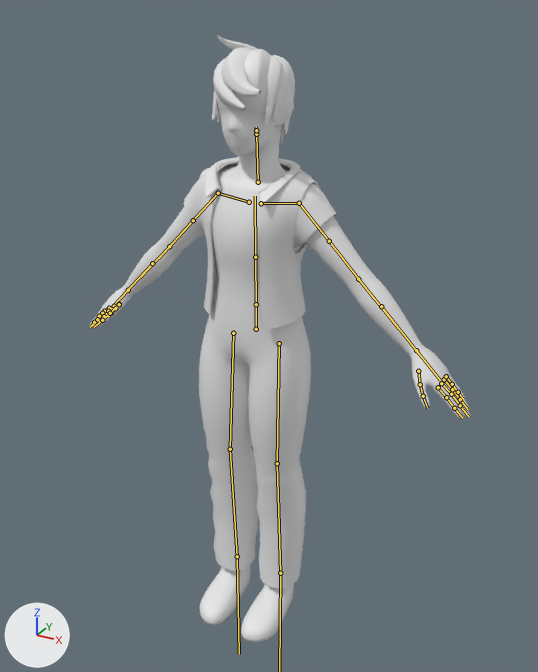
The FBX model Assets/Models/Player/PlayerCharacter.fbx, before and after one commit.
One viewpoint serves both versions: a 50 mm lens placed at (1.043, -1.815, 1.925), pointed at (-0.028, 0.132, 0.951). Arrows for +X, +Y and +Z are at lower left; the lights stay in place. The bones that bend it are drawn over the model as lines.

Names of what the first picture shows: 'Body_LowPoly'.
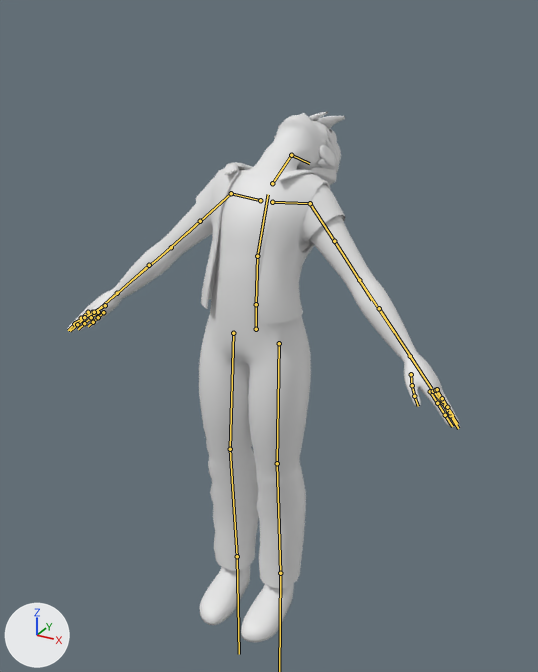
The newer file adds an action. The first version stands in its rest pose; the second is drawn at frame 6 of the action 'Armature_Progress|Look_Up'.

Pixel boxes (x1, y1, x2, y2) of what changed, in the pictures (538 x 672 px):
'Body_LowPoly', posed (13% shorter)
    before: (89, 34, 471, 642)
    after: (68, 111, 460, 642)
bone 'Spine', root to tip
    before: (256, 304) to (255, 257)
    after: (256, 304) to (257, 256)
bone 'Chest', root to tip
    before: (255, 257) to (255, 196)
    after: (257, 256) to (268, 194)
bone 'Neck', root to tip
    before: (258, 182) to (256, 134)
    after: (272, 183) to (291, 155)
bone 'Head', root to tip
    before: (256, 134) to (256, 130)
    after: (291, 155) to (309, 163)

What changed in the scene script:
```text
Change bone_spine:
    where bone_spine = bpy.data.objects['Armature_Progress'].pose.bones['Spine']  # child of 'Hips'
    bone_spine.rotation_quaternion: (1.0, 0.0, 0.0, 0.0) -> (0.999, -0.044, 0.0, 0.0)  # degrees (0, 0, 0) -> degrees (-5, 0, 0)
Change bone_chest:
    where bone_chest = bpy.data.objects['Armature_Progress'].pose.bones['Chest']  # child of 'Spine'
    bone_chest.rotation_quaternion: (1.0, 0.0, 0.0, 0.0) -> (0.991, -0.131, 0.0, 0.0)  # degrees (0, 0, 0) -> degrees (-15, 0, 0)
Change bone_neck:
    where bone_neck = bpy.data.objects['Armature_Progress'].pose.bones['Neck']  # child of 'Chest'
    bone_neck.rotation_quaternion: (1.0, 0.0, 0.0, 0.0) -> (0.924, -0.383, 0.0, 0.0)  # degrees (0, 0, 0) -> degrees (-45, 0, 0)
Change bone_head:
    where bone_head = bpy.data.objects['Armature_Progress'].pose.bones['Head']  # child of 'Neck'
    bone_head.rotation_quaternion: (1.0, 0.0, 0.0, 0.0) -> (0.924, -0.383, 0.0, 0.0)  # degrees (0, 0, 0) -> degrees (-45, 0, 0)
```
